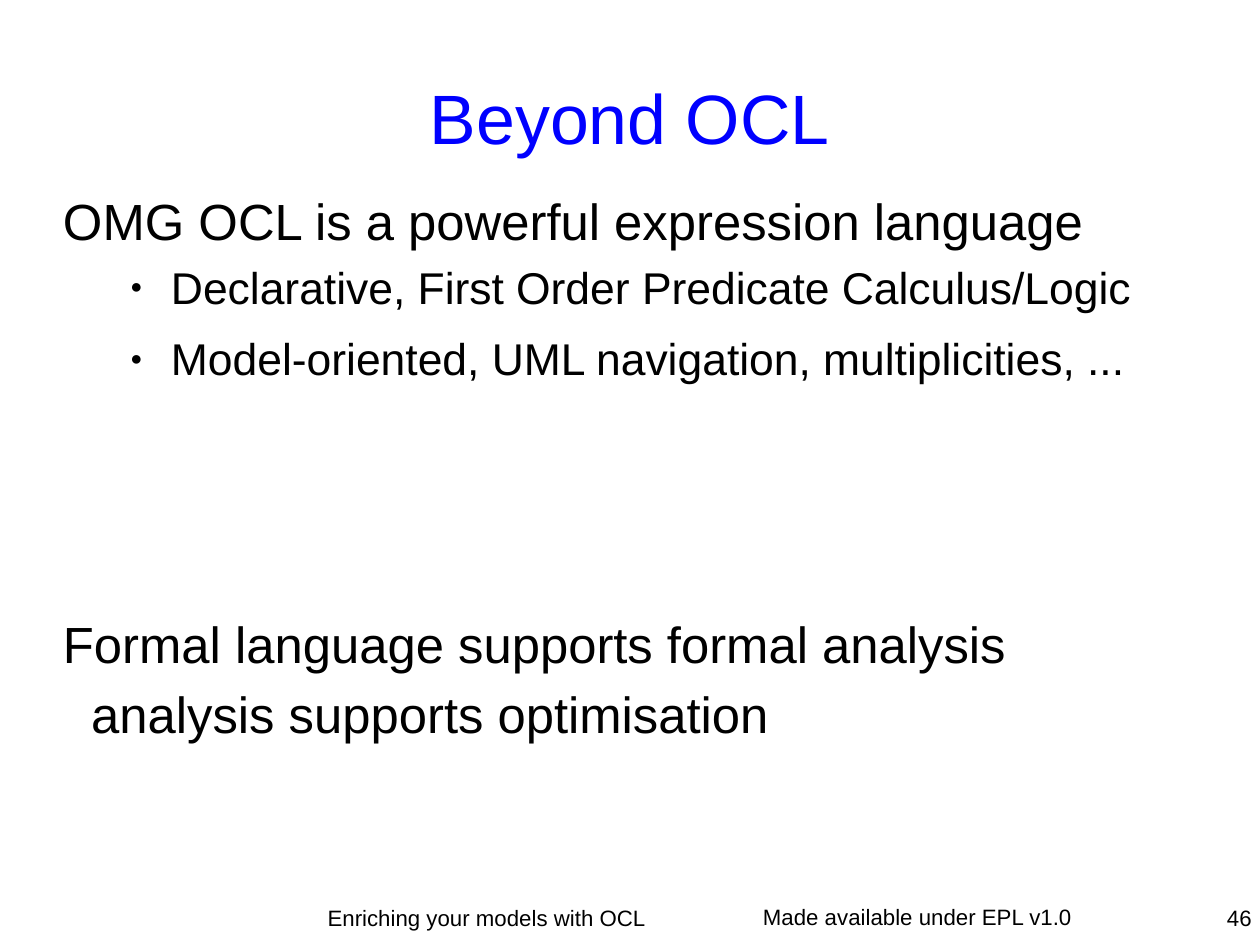
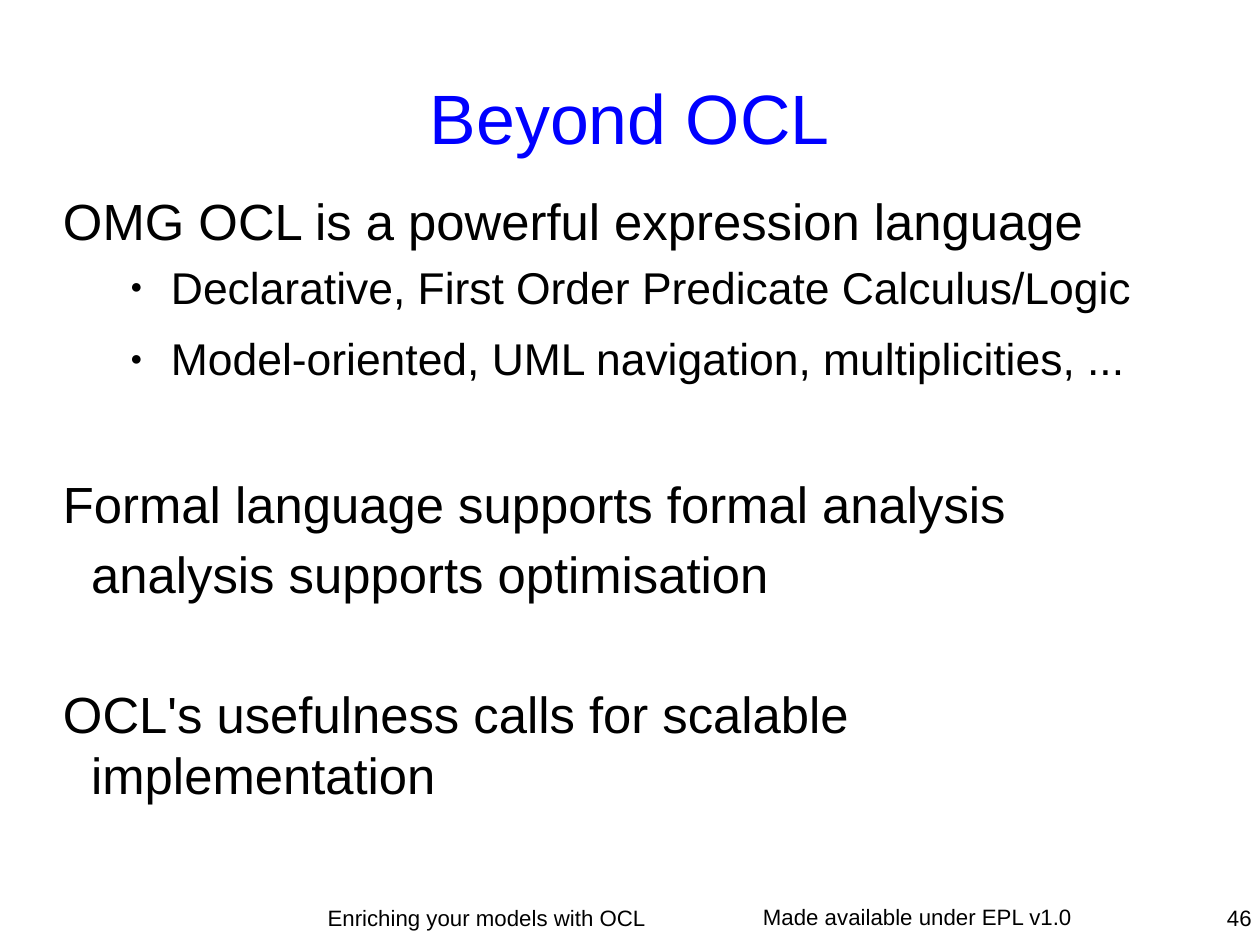
Before and after one commit to eclipse-ocl/ocl-website, a slide deck: slide 46 of ocl/docs/publications/ESE2010LongTalk/EnrichingWithOCL.odp. Drawn at 1260x945 pixels with LibreOffice and Linux fonts; fonts in the diff are those of the drawing. Boxes give left, top, right and bottom in pixels: in the first picture for what was removed or moved away, otherwise in the second. Text is boxed around its words. In the diff, an @@ line names an element or a change of style, - is before the commit and + after.

```diff
--- a/ocl/docs/publications/ESE2010LongTalk/EnrichingWithOCL.odp
+++ b/ocl/docs/publications/ESE2010LongTalk/EnrichingWithOCL.odp
@@ text at [63, 696, 848, 805]: paragraph added @@
+OCL's usefulness calls for scalable
+implementation
```
Also in this commit, not shown: 6 other slides changed.
